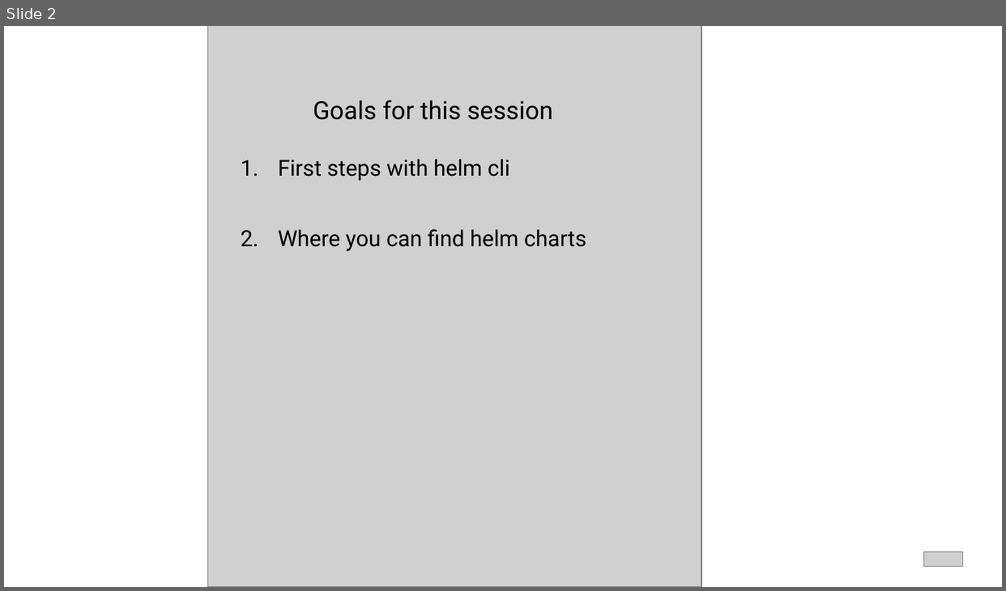
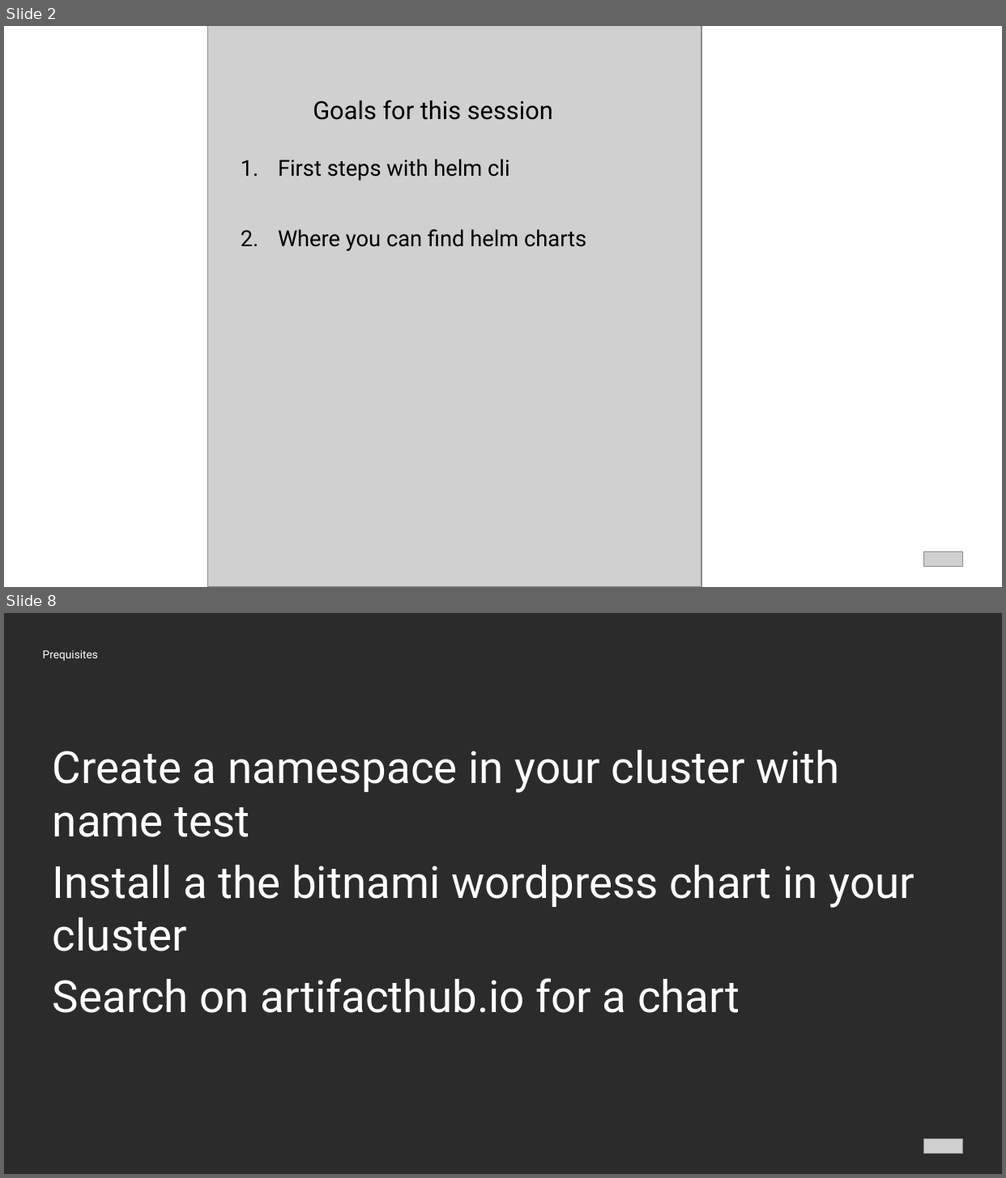
Before and after one commit to Hassel93/helm_course, a slide deck: presentations/01_04_Helm_Cli.pptx. Shown one above the other, each under a label of ours: slide 2 before the commit, slides 2 and 8 after it; the slides between them are not shown. The pictures are 1006x591 and 1006x1178 pixels, drawn with LibreOffice and Linux fonts; fonts in the diff are those of the drawing; grey boxes stand for pictures; background and template pictures are left out; a plain dark background stands for a picture behind light text. Boxes give left, top, right and bottom in pixels: in the first picture for what was removed or moved away, otherwise in the second. Text is boxed around its words. In the diff, an @@ line names an element or a change of style, - is before the commit and + after.

```diff
--- a/presentations/01_04_Helm_Cli.pptx
+++ b/presentations/01_04_Helm_Cli.pptx
@@ slide 8 added at (x1=4, y1=613, x2=1002, y2=1174), background picture (left out) @@
@@ text added at (x1=43, y1=650, x2=98, y2=661), 8 pt, text #FFFFFF @@
+Prequisites
@@ text added at (x1=53, y1=750, x2=914, y2=1013), 32 pt, text #FFFFFF @@
+Create a namespace in your cluster with name test
+Install a the bitnami wordpress chart in your cluster
+Search on artifacthub.io for a chart
@@ picture added at (x1=924, y1=1139, x2=963, y2=1154) @@
```
Also in this commit, not shown: 4 slides changed, 11 other slides added, 38 other files.
